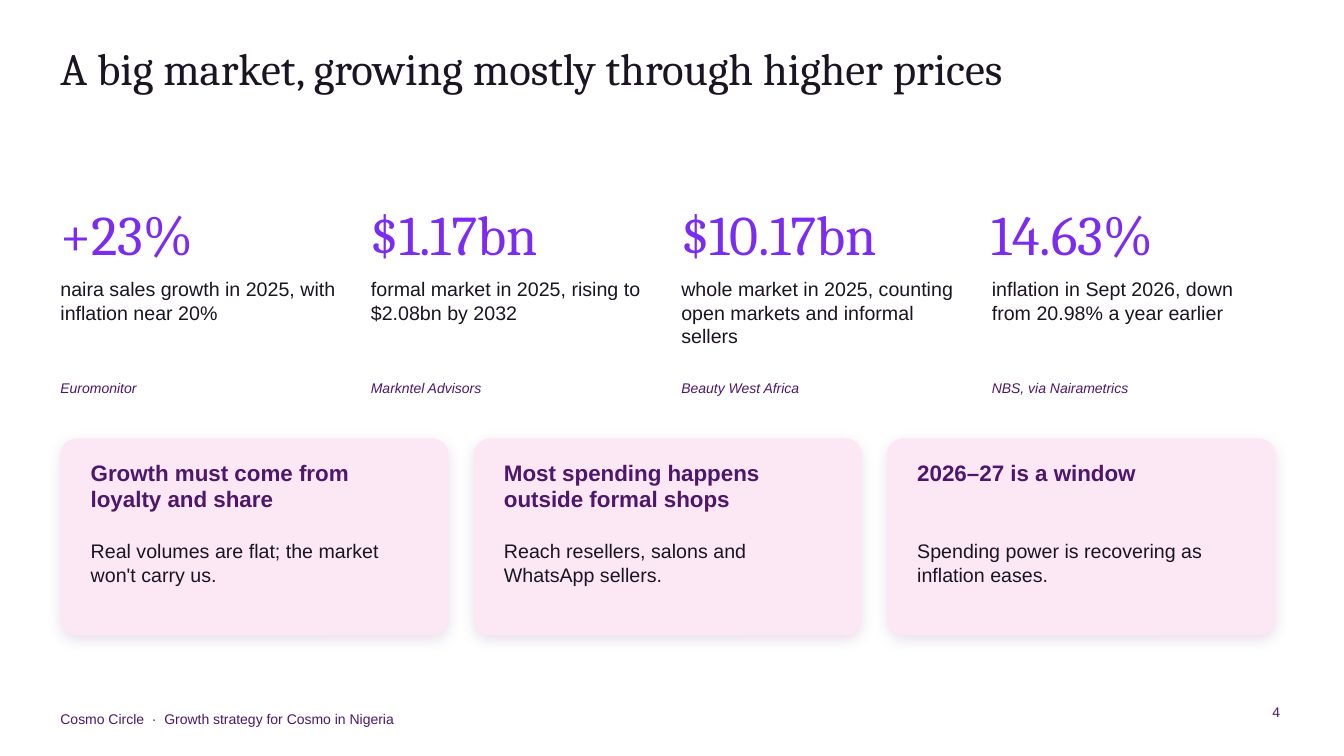
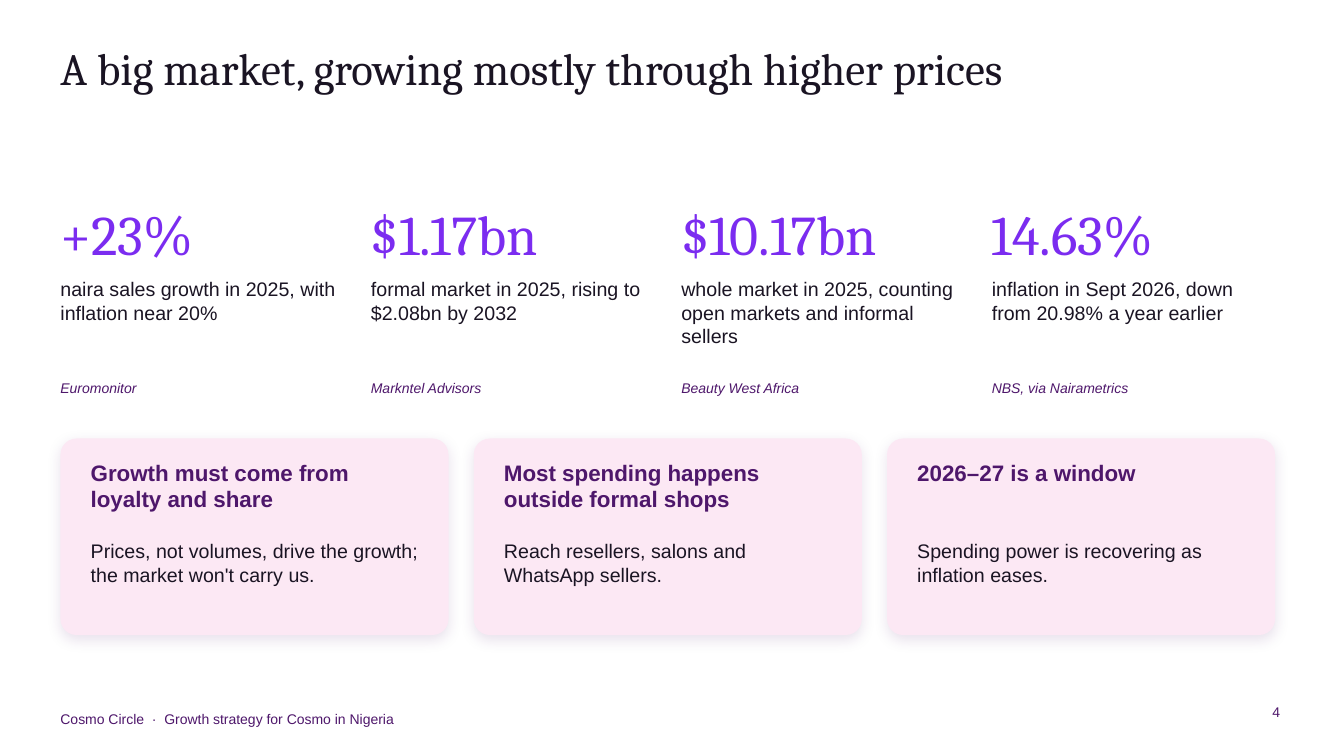
Before and after one commit to mobkilishi/mobkilishi, a slide deck: slide 4 of cosmo/Cosmo_Circle_Strategy.pptx. Drawn at 1344x756 pixels with LibreOffice and Linux fonts; fonts in the diff are those of the drawing. Boxes give left, top, right and bottom in pixels: in the first picture for what was removed or moved away, otherwise in the second. Text is boxed around its words. In the diff, an @@ line names an element or a change of style, - is before the commit and + after.

```diff
--- a/cosmo/Cosmo_Circle_Strategy.pptx
+++ b/cosmo/Cosmo_Circle_Strategy.pptx
@@ text at box(91, 543, 417, 586): text changed @@
-Real volumes are flat; the market won't carry us.
+Prices, not volumes, drive the growth; the market won't carry us.
```
Also in this commit, not shown: 3 other slides changed, 3 other files.
